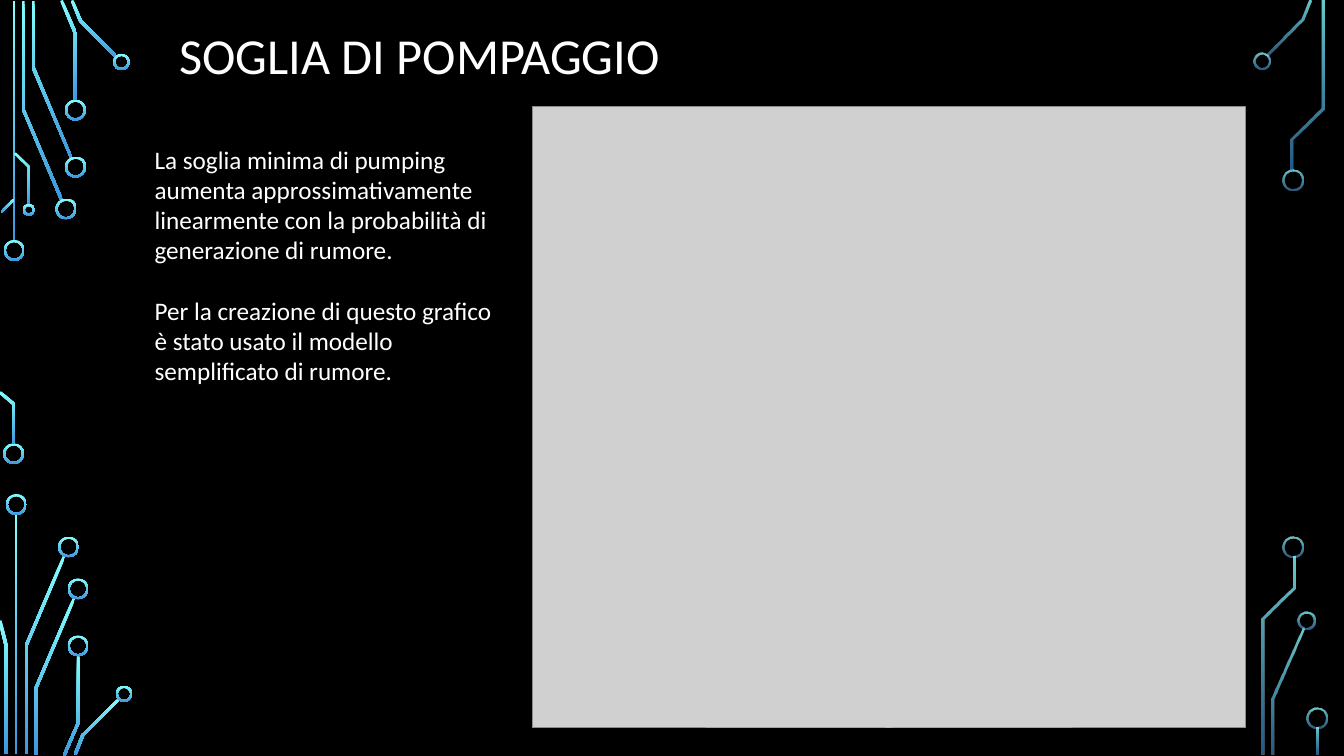
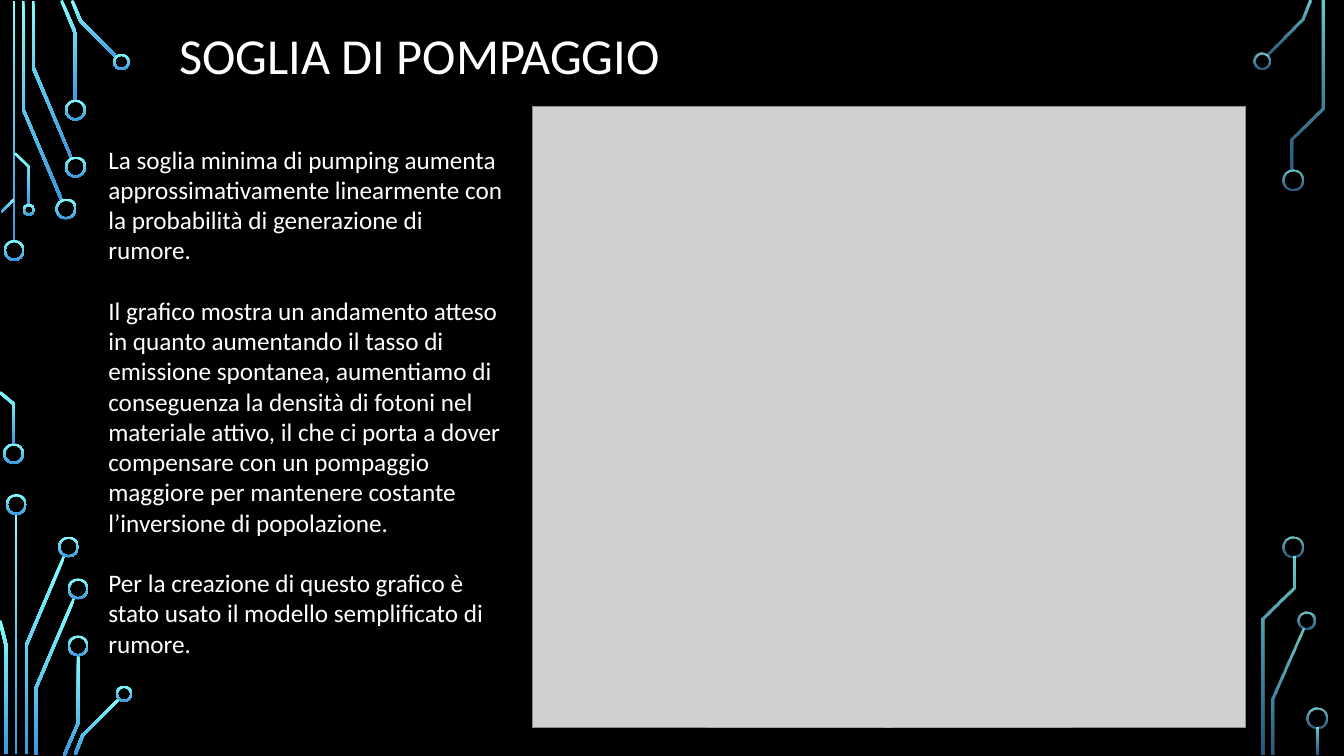
Before and after one commit to Frank01001/LASER-Dynamics-Simulation, a slide deck: slide 10 of Presentation/Presentazione Dispositivi.pptx (slide 11 before the commit). Drawn at 1344x756 pixels with LibreOffice and Linux fonts; fonts in the diff are those of the drawing; grey boxes stand for pictures; background and template pictures are left out. Boxes give left, top, right and bottom in pixels: in the first picture for what was removed or moved away, otherwise in the second. Text is boxed around its words. In the diff, an @@ line names an element or a change of style, - is before the commit and + after.

```diff
--- a/Presentation/Presentazione Dispositivi.pptx
+++ b/Presentation/Presentazione Dispositivi.pptx
@@ text "La soglia minima di pumping ...": place and size @@
-text "La soglia minima di pumping ..." at box(155, 151, 491, 384)
+text "La soglia minima di pumping ..." at box(108, 151, 502, 654)
@@ text at box(108, 302, 500, 536): paragraph added @@
+Il grafico mostra un andamento atteso in quanto aumentando il tasso di emissione spontanea, aumentiamo di conseguenza la densità di fotoni nel materiale attivo, il che ci porta a dover compensare con un pompaggio maggiore per mantenere costante l’inversione di popolazione.
```
Also in this commit, not shown: 10 other slides changed, 1 slide removed, 6 other files.
